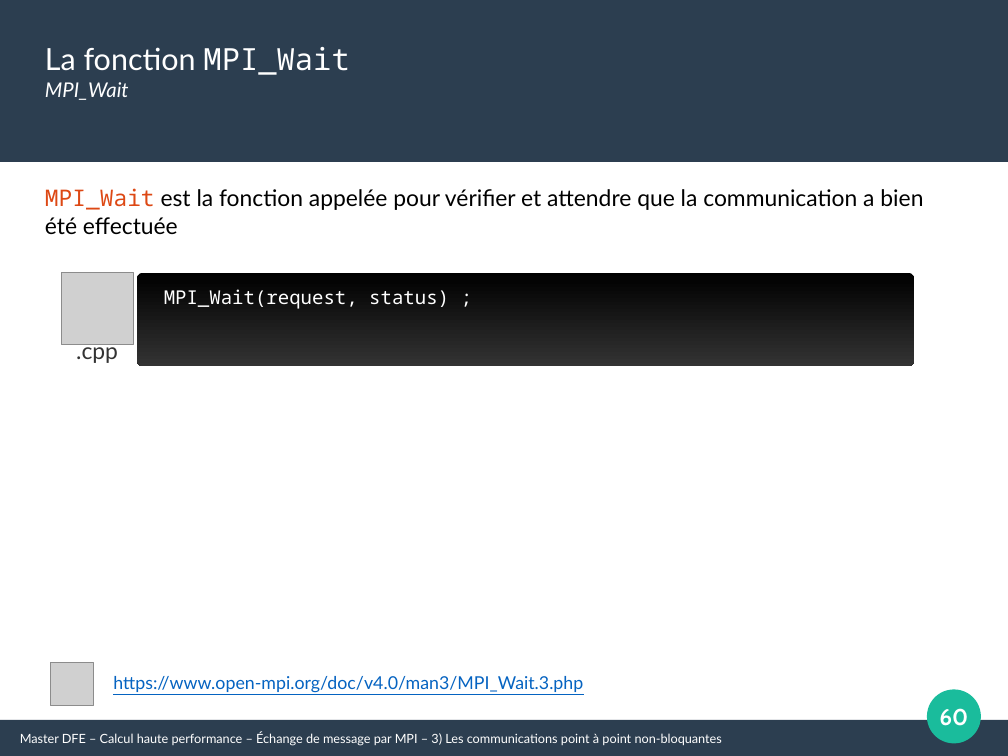
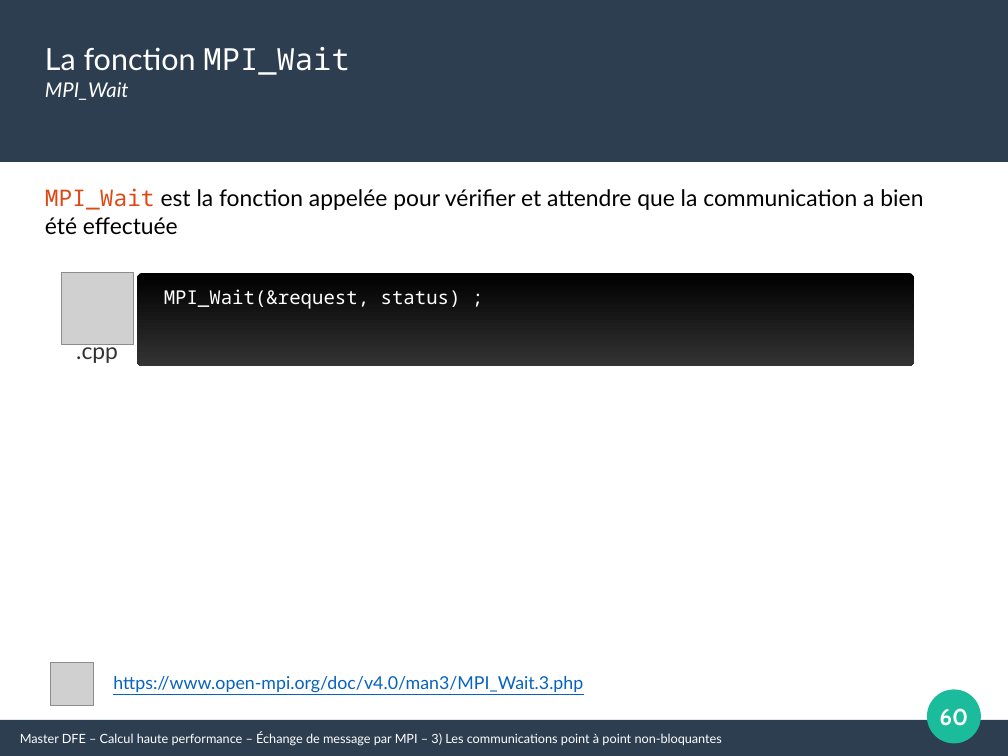
Before and after one commit to Maison-de-la-Simulation/HPC-DFE-Paris-Saclay, a slide deck: slide 60 of support/MPI.pptx. Drawn at 1008x756 pixels with LibreOffice and Linux fonts; fonts in the diff are those of the drawing; grey boxes stand for pictures. Boxes give left, top, right and bottom in pixels: in the first picture for what was removed or moved away, otherwise in the second. Text is boxed around its words. In the diff, an @@ line names an element or a change of style, - is before the commit and + after.

```diff
--- a/support/MPI.pptx
+++ b/support/MPI.pptx
@@ text at [164, 289, 461, 309]: text changed @@
-MPI_Wait(request, status) ;
+MPI_Wait(&request, status) ;
```
Also in this commit, not shown: 7 other slides changed, 10 other files.
